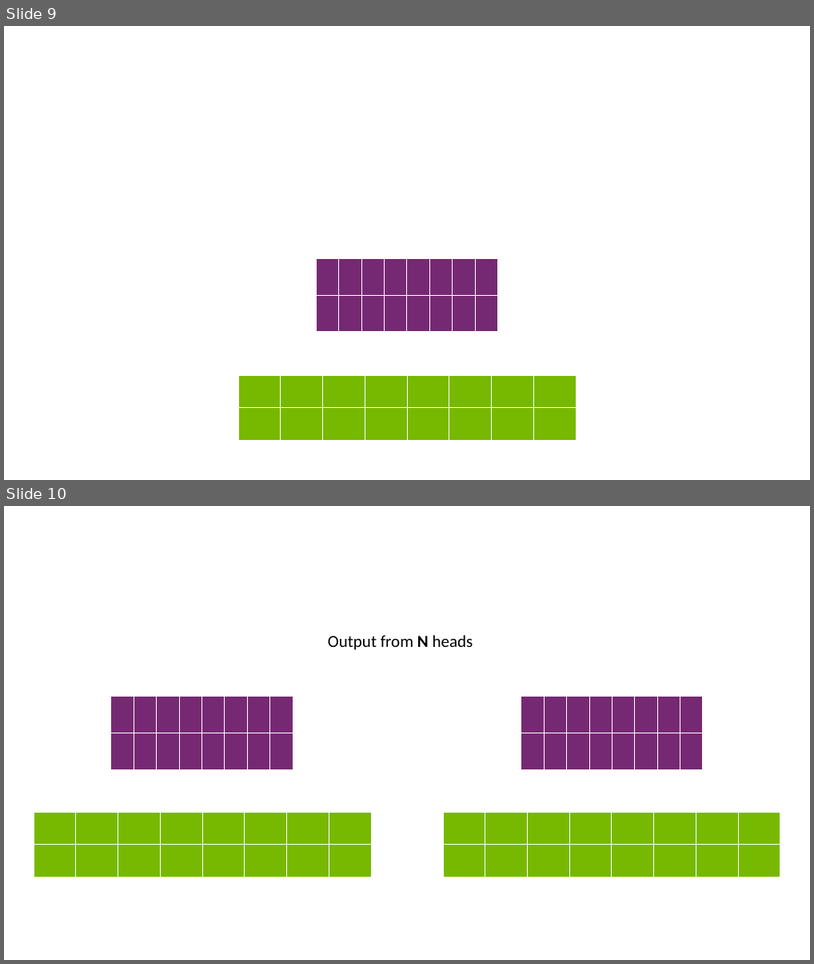
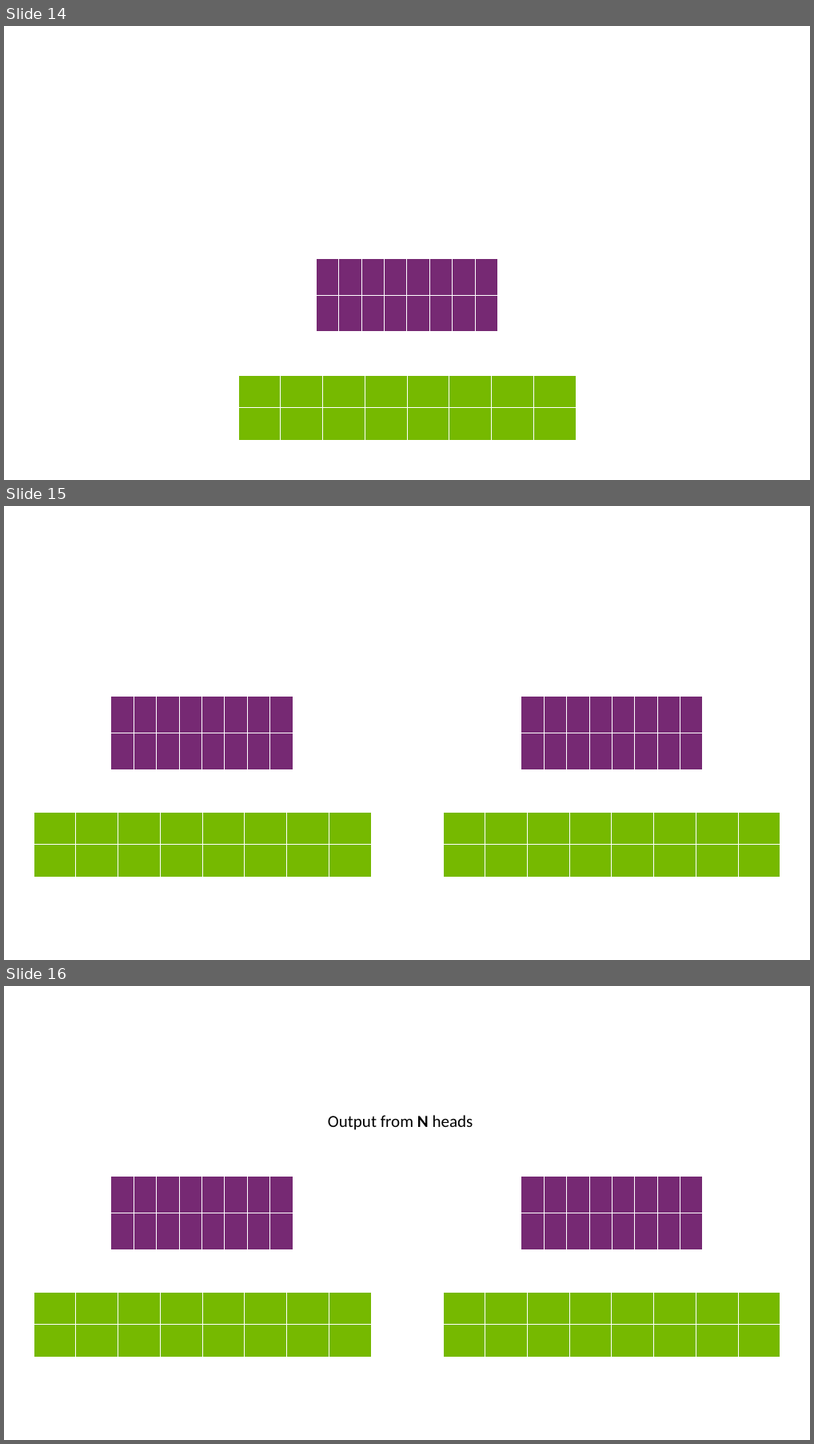
Before and after one commit to tlkh/dnn_animations, a slide deck: src/MHA_Animation.pptx. Shown one above the other, each under a label of ours: slides 9 and 10 before the commit, slides 14, 15 and 16 after it. The pictures are 814x964 and 814x1444 pixels, drawn with LibreOffice and Linux fonts; fonts in the diff are those of the drawing. Boxes give left, top, right and bottom in pixels: in the first picture for what was removed or moved away, otherwise in the second. Text is boxed around its words. In the diff, an @@ line names an element or a change of style, - is before the commit and + after.

```diff
--- a/src/MHA_Animation.pptx
+++ b/src/MHA_Animation.pptx
@@ slide 15 added at bbox=[4, 506, 810, 960], background #FFFFFF @@
@@ table added at bbox=[111, 696, 295, 770], 2 rows, 8 columns @@
+ |  |  |  |  |  |  | 
+ |  |  |  |  |  |  | 
@@ table added at bbox=[111, 696, 295, 770], 2 rows, 8 columns @@
+ |  |  |  |  |  |  | 
+ |  |  |  |  |  |  | 
@@ table added at bbox=[111, 696, 295, 770], 2 rows, 8 columns @@
+ |  |  |  |  |  |  | 
+ |  |  |  |  |  |  | 
@@ table added at bbox=[522, 696, 706, 770], 2 rows, 8 columns @@
+ |  |  |  |  |  |  | 
+ |  |  |  |  |  |  | 
@@ table added at bbox=[522, 696, 706, 770], 2 rows, 8 columns @@
+ |  |  |  |  |  |  | 
+ |  |  |  |  |  |  | 
@@ table added at bbox=[522, 696, 706, 770], 2 rows, 8 columns @@
+ |  |  |  |  |  |  | 
+ |  |  |  |  |  |  | 
@@ table added at bbox=[34, 812, 373, 876], 2 rows, 8 columns @@
+ |  |  |  |  |  |  | 
+ |  |  |  |  |  |  | 
@@ table added at bbox=[443, 812, 782, 876], 2 rows, 8 columns @@
+ |  |  |  |  |  |  | 
+ |  |  |  |  |  |  | 
@@ what was slide 9 is now slide 14 @@
@@ what was slide 10 is now slide 16 @@
```
Also in this commit, not shown: 1 slide changed, 5 other slides added, 2 other files.
